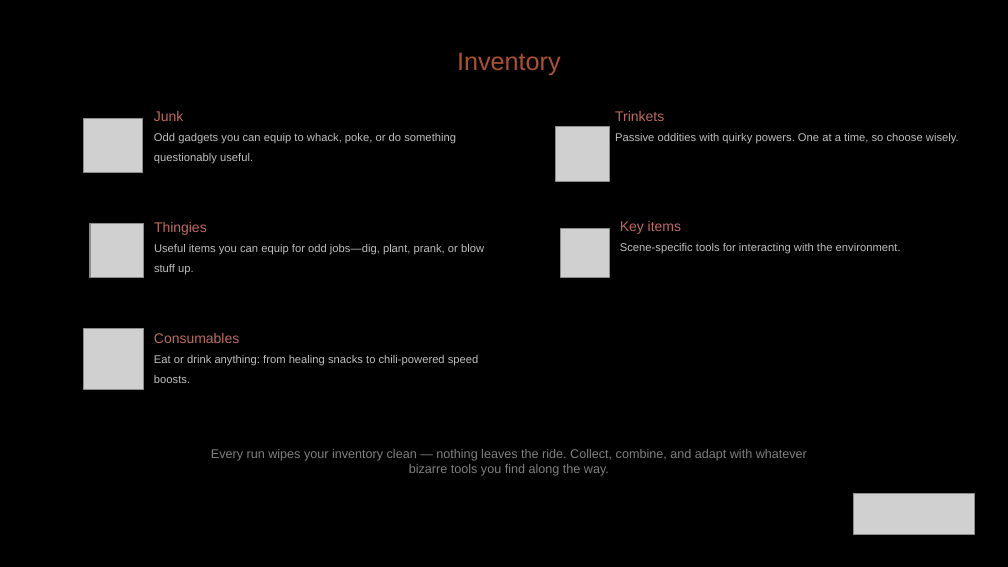
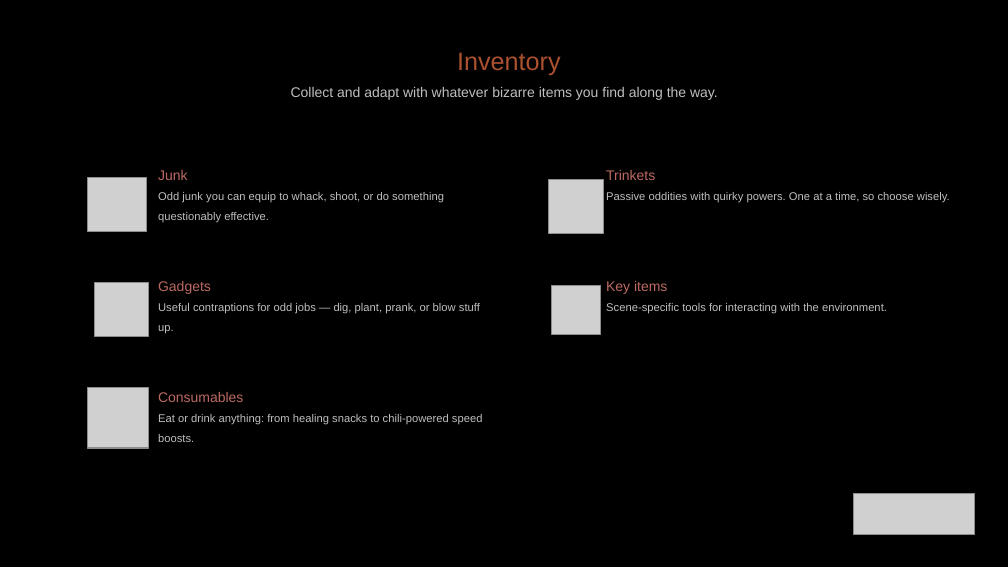
Before and after one commit to diegohcanepa/Remizione, a slide deck: slide 8 of Pitch Deck.pptx. Drawn at 1008x567 pixels with LibreOffice and Linux fonts; fonts in the diff are those of the drawing; grey boxes stand for pictures; background and template pictures are left out. Boxes give left, top, right and bottom in pixels: in the first picture for what was removed or moved away, otherwise in the second. Text is boxed around its words. In the diff, an @@ line names an element or a change of style, - is before the commit and + after.

Commit message:
Improved Pitch Deck.
Changed from Thingies to Gadgets.

```diff
--- a/Pitch Deck.pptx
+++ b/Pitch Deck.pptx
@@ text at <box>291,87,718,100</box>: text changed; size 9 to 10 pt; text colour #808080 to #BFBFBF @@
-Every run wipes your inventory clean — nothing leaves the ride. Collect, combine, and adapt with whatever bizarre tools you find along the way.
+Collect and adapt with whatever bizarre items you find along the way.
@@ text "Junk": place and size @@
-text "Junk" at <box>154,111,456,163</box>
+text "Junk" at <box>158,170,444,222</box>
@@ picture: place and size @@
-picture at <box>555,127,610,181</box>
+picture at <box>549,179,604,234</box>
@@ text "Trinkets": place and size @@
-text "Trinkets" at <box>615,111,959,143</box>
+text "Trinkets" at <box>606,170,950,202</box>
@@ text at <box>158,192,444,222</box>: text changed @@
-Odd gadgets you can equip to whack, poke, or do something questionably useful.
+Odd junk you can equip to whack, shoot, or do something questionably effective.
@@ text "Key items": place and size @@
-text "Key items" at <box>620,221,901,254</box>
+text "Key items" at <box>606,281,887,314</box>
@@ text at <box>158,281,480,333</box>: text changed @@
-Thingies
-Useful items you can equip for odd jobs—dig, plant, prank, or blow stuff up.
+Gadgets
+Useful contraptions for odd jobs — dig, plant, prank, or blow stuff up.
@@ picture: place and size @@
-picture at <box>560,229,609,277</box>
+picture at <box>551,285,600,334</box>
@@ 3 pictures, 1 text: place and size @@
-3 pictures, 1 text at <box>84,119,479,389</box>
+3 pictures, 1 text at <box>88,177,483,448</box>
```
Also in this commit, not shown: 7 other slides changed, 22 other files.
